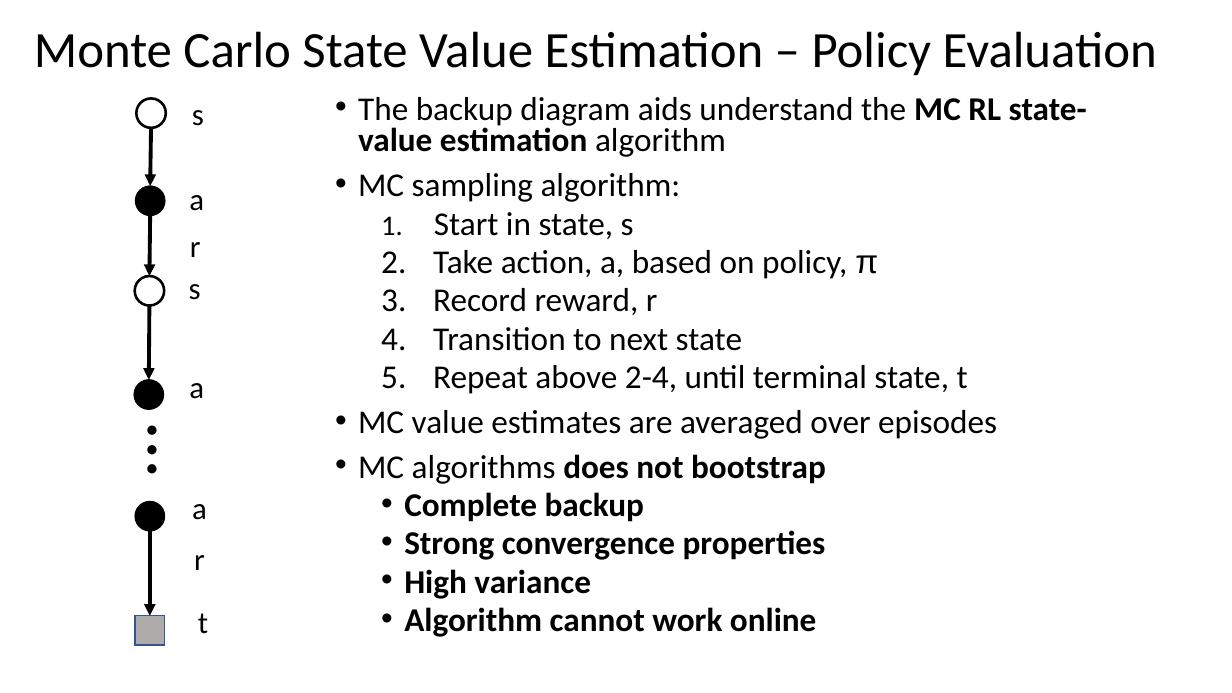
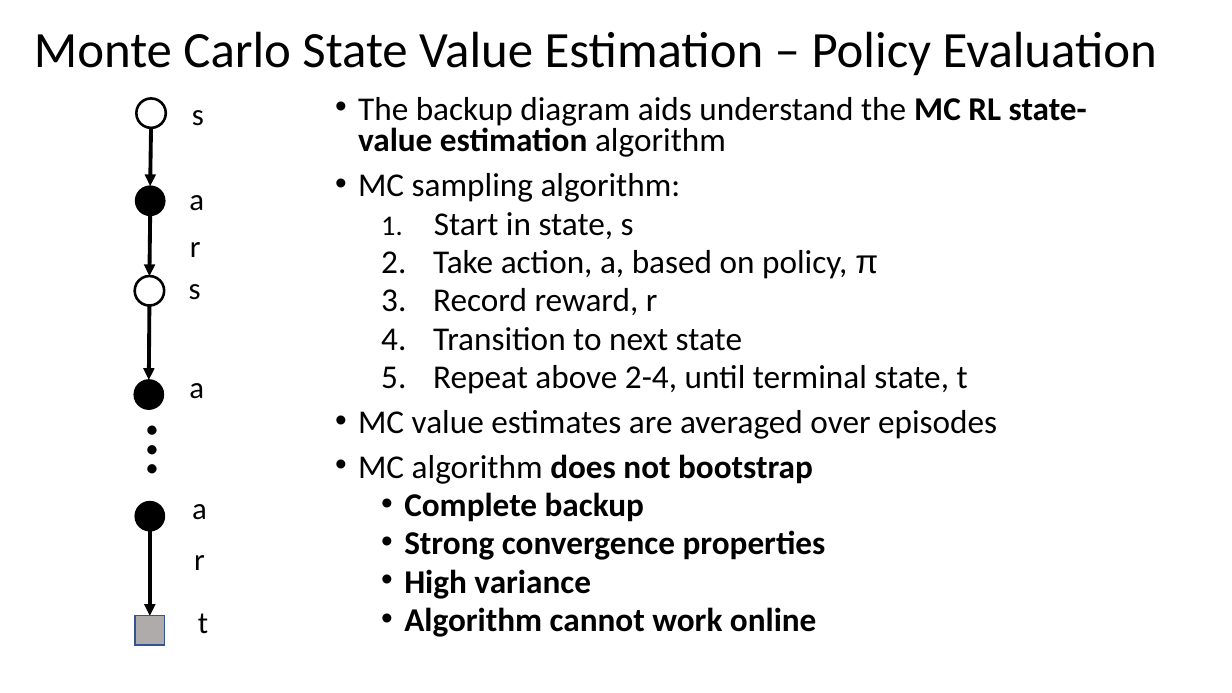
Before and after one commit to StephenElston/MachineLearning530, a slide deck: slide 13 of Lesson8/8_MC_RL.pptx. Drawn at 1232x693 pixels with LibreOffice and Linux fonts; fonts in the diff are those of the drawing. Boxes give left, top, right and bottom in pixels: in the first picture for what was removed or moved away, otherwise in the second. Text is boxed around its words. In the diff, an @@ line names an element or a change of style, - is before the commit and + after.

```diff
--- a/Lesson8/8_MC_RL.pptx
+++ b/Lesson8/8_MC_RL.pptx
@@ text at bbox=[358, 454, 813, 484]: text changed @@
-• MC algorithms does not bootstrap
+• MC algorithm does not bootstrap
```
Also in this commit, not shown: 3 other slides changed, 4 slides added, 2 slides removed, 2 other files.
